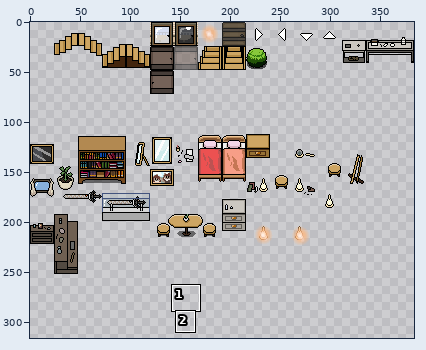
Two versions of one sprite sheet, art/Tilesets/Inside_B.png. Above: a wide view before the commit, with the close-up outlined.
Close-up. The starting point:
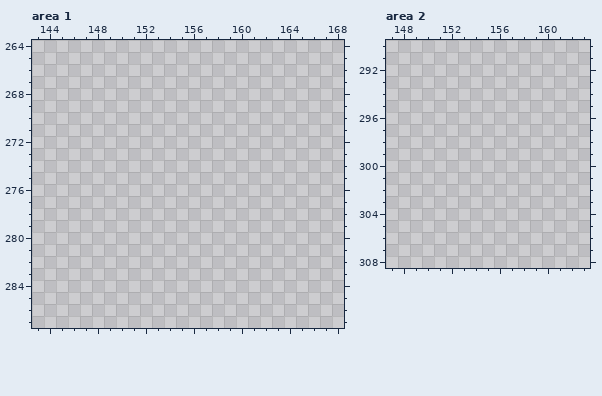
The file is 384x384 pixels. Pixels under 10% opacity are left out. Colours within 5 levels of each other are drawn and written as one. Shown: area 1: x 143..168, y 264..287; area 2: x 147..163, y 290..308. The wide view leaves out empty margins. The commit also changed other parts of the picture, which this record leaves out.
After:
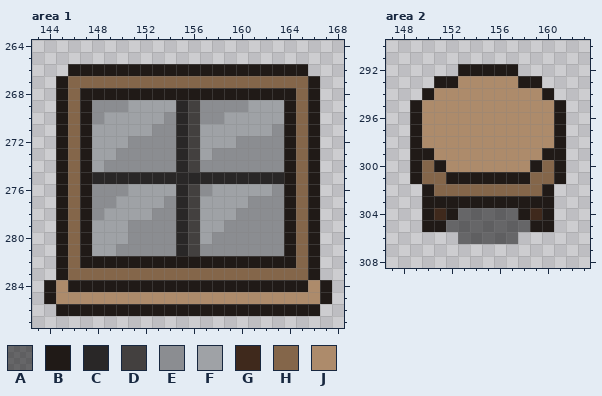
Palette (. is transparent): A #00000080  B #201a17  C #292727  D #43403f  E #8b8d91  F #9fa2a6  G #3f291c  H #84664a  J #ad8b6b
Diff:
Area 1:
There is now colour B in row 266 at x 146 to 165; in row 267 at x 145 and 166; in row 268 at x 145, 147 to 164 and 166; in rows 269 to 281 at x 145, 147, 164 and 166; in row 282 at x 145, 147 to 164 and 166; in row 283 at x 145 and 166.
There is now colour B in row 284 at x 144, 146 to 165 and 167; in row 285 at x 144 and 167; in row 286 at x 145 to 166.
There is now colour C in rows 269 to 274 at x 155; in row 275 at x 148 to 163; in rows 276 to 281 at x 155.
There is now colour D in rows 269 to 274 at x 156; in rows 276 to 281 at x 156.
There is now colour E in row 269 at x 148 to 150 and 157 to 160; in row 270 at x 148, 154 and 157 to 158; in row 271 at x 153 to 154 and 163; in row 272 at x 151 to 154 and 160 to 163; in row 273 at x 150 to 154 and 158 to 163; in row 274 at x 149 to 154 and 157 to 163.
There is now colour E in row 276 at x 148 to 150, 157 and 163; in row 277 at x 148 to 149, 154 and 161 to 163; in row 278 at x 148, 153 to 154 and 160 to 163; in row 279 at x 151 to 154 and 159 to 163; in row 280 at x 151 to 154 and 158 to 163; in row 281 at x 150 to 154 and 157 to 163.
There is now colour F in row 269 at x 151 to 154 and 161 to 163; in row 270 at x 149 to 153 and 159 to 163; in row 271 at x 148 to 152 and 157 to 162; in row 272 at x 148 to 150 and 157 to 159; in row 273 at x 148 to 149 and 157; in row 274 at x 148.
There is now colour F in row 276 at x 151 to 154 and 158 to 162; in row 277 at x 150 to 153 and 157 to 160; in row 278 at x 149 to 152 and 157 to 159; in row 279 at x 148 to 150 and 157 to 158; in row 280 at x 148 to 150 and 157; in row 281 at x 148 to 149.
There is now colour H in row 267 at x 146 to 165; in rows 268 to 282 at x 146 and 165; in row 283 at x 146 to 165.
There is now colour J in row 284 at x 145 and 166; in row 285 at x 145 to 166.
Area 2:
There is now colour A in row 304 at x 153 to 157; in row 305 at x 152 to 158; in row 306 at x 153 to 157.
There is now colour B in row 292 at x 153 to 157; in row 293 at x 151 to 152 and 158 to 159; in row 294 at x 150 and 160; in rows 295 to 298 at x 149 and 161; in row 299 at x 149 to 150 and 160 to 161; in row 300 at x 149, 151, 159 and 161.
There is now colour B in row 301 at x 149, 152 to 158 and 161; in row 302 at x 150 and 160; in row 303 at x 150 to 160; in row 304 at x 150, 152, 158 and 160; in row 305 at x 150 to 151 and 159 to 160.
There is now colour G in row 304 at x 151 and 159.
There is now colour H in row 300 at x 150 and 160; in row 301 at x 150 to 151 and 159 to 160; in row 302 at x 151 to 159.
There is now colour J in row 293 at x 153 to 157; in row 294 at x 151 to 159; in rows 295 to 298 at x 150 to 160; in row 299 at x 151 to 159; in row 300 at x 152 to 158.
